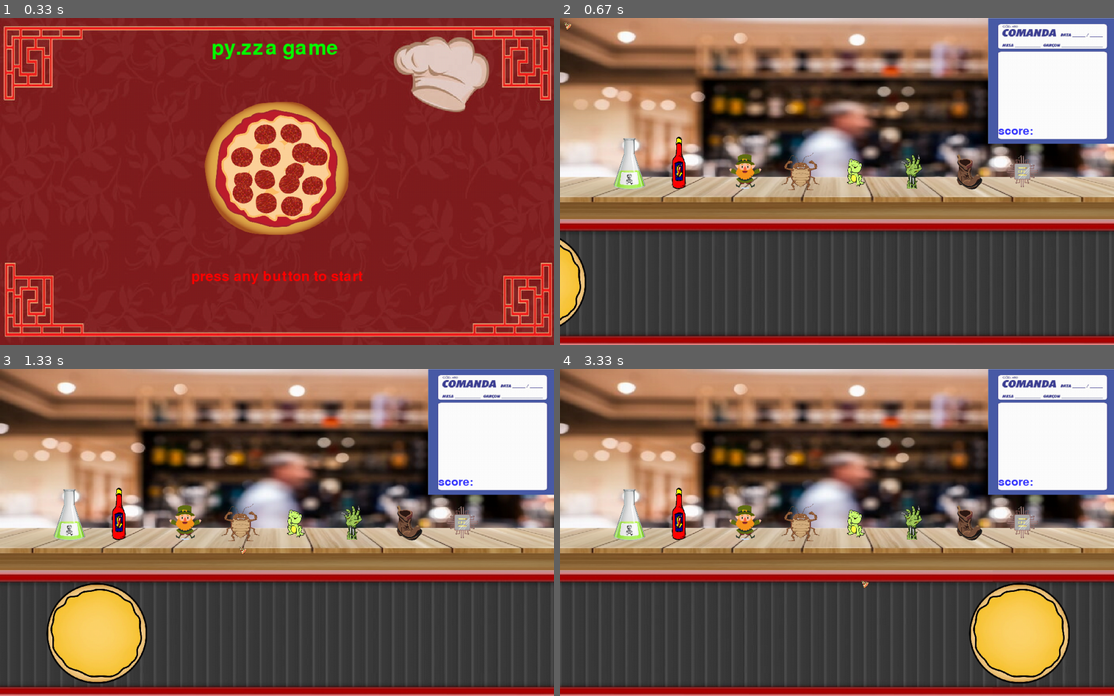
Above: before the commit, frames 1-4 (two rows, left to right).
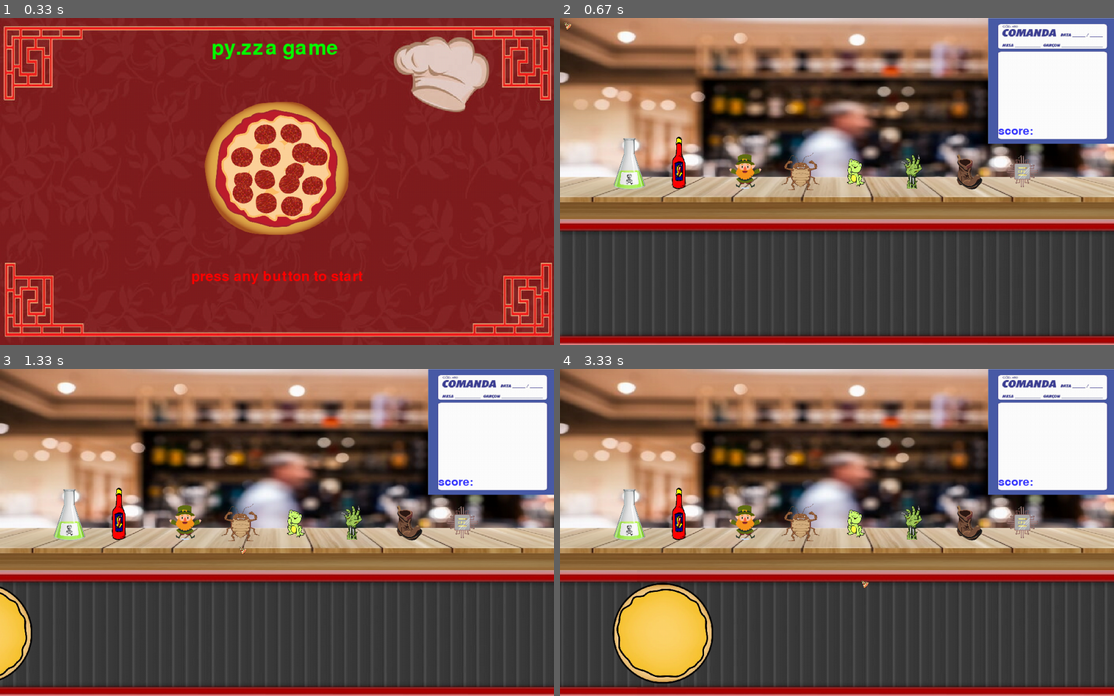
Above: after the commit, the same moments.

Repository: Lucaslofe/Py.game
Game: pygame game, started from projetofinal.py
The game is run twice, just before and just after one commit, with the same random seed, the same clock (stepped at 60 frames per second) and the same inputs.
Inputs (mouse positions are in pixels of both pictures, inside the frame that each line leads up to):
- Up to frame 1 (0.33 s): no input
- Up to frame 2 (0.67 s): tap Enter at 0.33 s
- Up to frame 3 (1.33 s): press the mouse at (326, 614) at 0.7 s; move the mouse to (210, 516) at 0.8 s; release the mouse at (94, 418) at 0.93 s; press the mouse at (326, 614) at 1.03 s; move the mouse to (282, 578) at 1.13 s; release the mouse at (238, 545) at 1.27 s
- Up to frame 4 (3.33 s): press the mouse at (886, 614) at 1.37 s; move the mouse to (936, 512) at 1.47 s; release the mouse at (981, 408) at 1.6 s; press the mouse at (886, 614) at 1.7 s; move the mouse to (759, 561) at 1.8 s; release the mouse at (632, 509) at 1.93 s; press the mouse at (886, 614) at 2.03 s; move the mouse to (842, 558) at 2.13 s; release the mouse at (803, 503) at 2.27 s; press the mouse at (886, 614) at 2.37 s; move the mouse to (892, 522) at 2.47 s; release the mouse at (897, 431) at 2.6 s; press the mouse at (886, 614) at 2.7 s; move the mouse to (837, 568) at 2.8 s; release the mouse at (781, 519) at 2.93 s; press the mouse at (886, 614) at 3.03 s; move the mouse to (875, 594) at 3.13 s; release the mouse at (859, 578) at 3.27 s

Frame 1 is identical in both runs. In frame 2, 0.9% of the frame differs, in the area x 0-42%, y 66-96%; in frame 3, 5.6%; in frame 4, 8.9%, in the area x 2-99%, y 65-97%.

Commit message:
comentario drop

Diff:
--- a/projetofinal.py
+++ b/projetofinal.py
@@ -11,7 +11,7 @@
 pygame.mouse.set_visible(False)
 # ----- Inicia estruturas de dados
 game = True
-
+drag = False
 # ----- Inicia assets
 font = pygame.font.SysFont(None, 60)
 text = font.render('py.zza game', True, (0, 255, 0))
@@ -28,7 +28,7 @@
 esteira = pygame.image.load("esteira.jpg").convert()
 esteira = pygame.transform.scale(esteira,(1500,250))
 clock = pygame.time.Clock()
-fps = 120
+fps = 240
 image4 = pygame.image.load("pizzasr.png").convert_alpha()
 image4 = pygame.transform.scale(image4, (200, 200))
 madeira = pygame.image.load("madeira.png").convert_alpha()
@@ -53,10 +53,12 @@
 comanda = pygame.transform.scale(comanda, (250, 250))
 cursor = pygame.image.load("cursor.png").convert_alpha()
 cursor = pygame.transform.scale(cursor, (20,20))
-
+fallvel = 3
+cond = False
+cond2 = True
 # ===== Loop principal =====
 state = "start_screen"
-vel_esteira = 3
+vel_esteira = 1
 x_esteira = -200
 x_esteira2 = -1700
 x_pizza = -250
@@ -69,6 +71,7 @@
         # ----- Verifica consequências
         if event.type == pygame.QUIT:
             game = False
+
     if state == "start_screen":
         window.blit(image2,(0,0))
         window.blit(text, (420, 40))
@@ -102,6 +105,23 @@
         if x_pizza > 1100:
             x_pizza = -200
         window.blit(cursor, ((mx), (my)))
+        if event.type == pygame.MOUSEBUTTONDOWN:
+            if event.button == 1:
+                if window.blit(duende,(330, 267)).collidepoint(mx,my):
+                    drag = True
+        elif event.type == pygame.MOUSEBUTTONUP:
+            if event.button == 1:
+                drag = False
+                dropx, dropy = pygame.mouse.get_pos()
+                cond = True
+
+        if drag == True:
+            window.blit(duende,((mx-50),(my-50)))
+        # elif drag == False and cond == True: (tentativa de fazer o ingrediente cair, mas fica spawnando duende toda vez que clica)
+        #     dropy += fallvel
+        #     window.blit(duende,((dropx-50),(dropy-50)))
+
+
 
 
 
